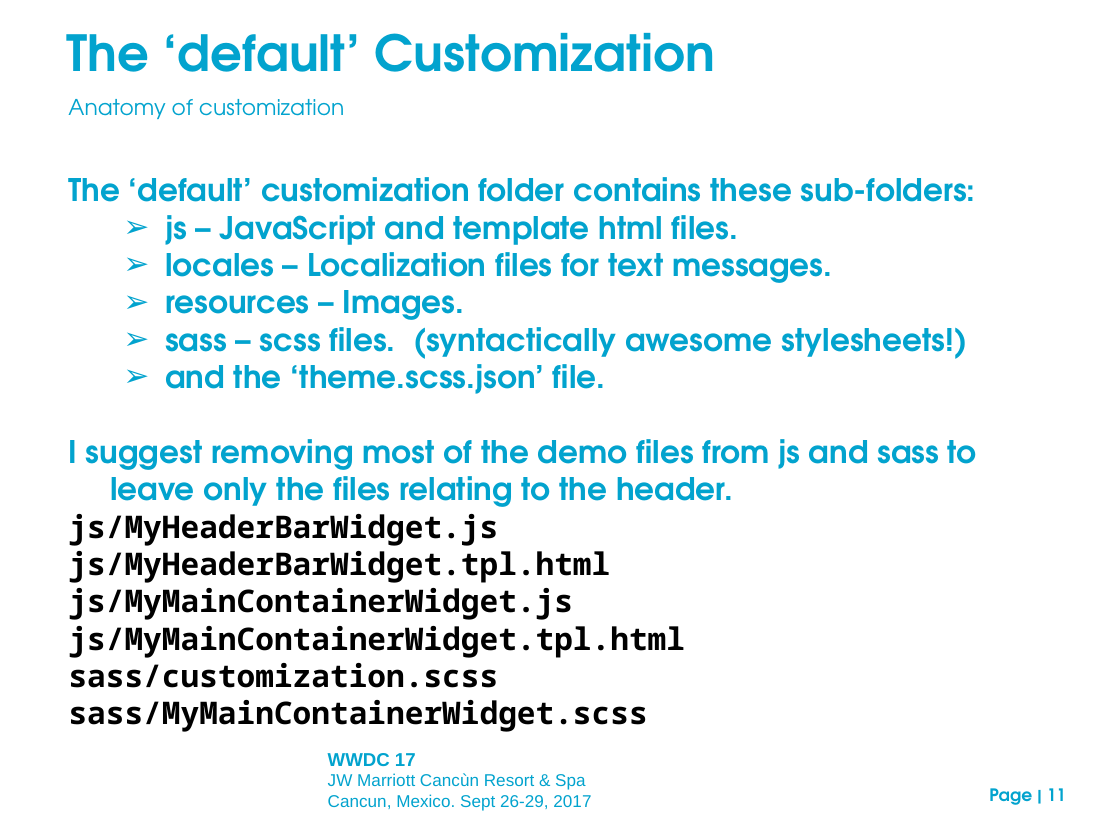
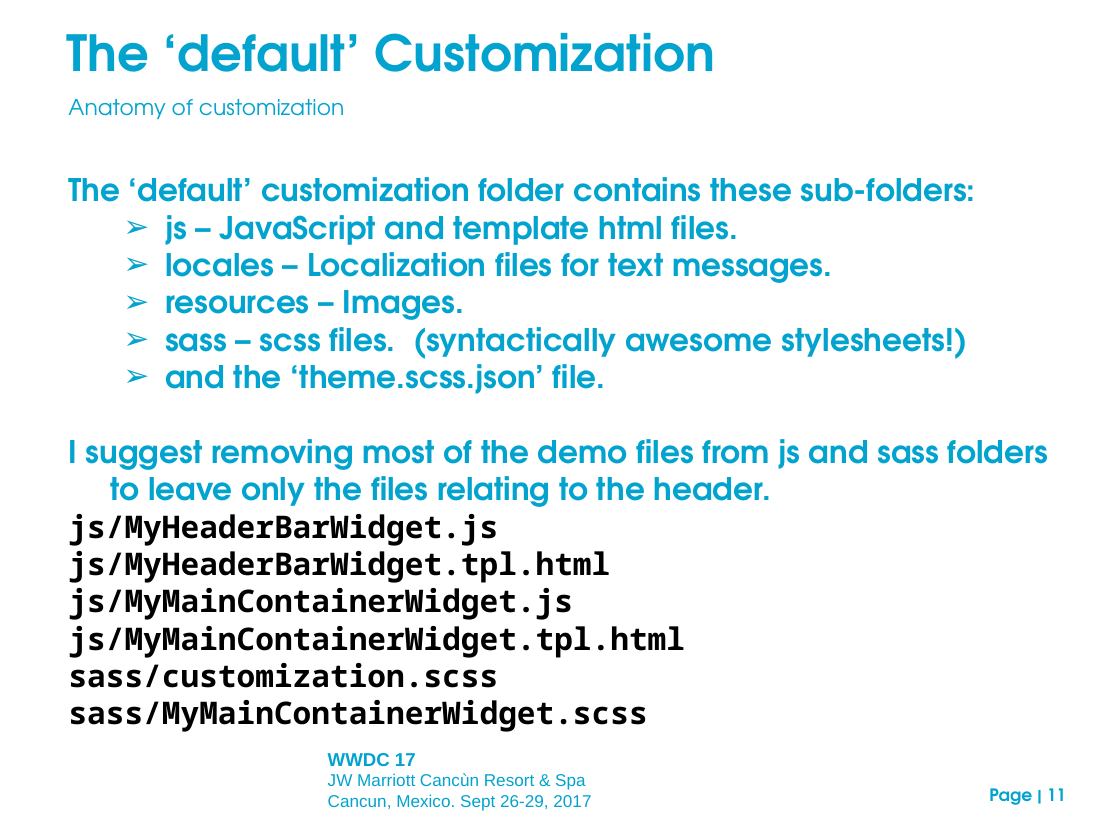
Before and after one commit to neilm-fourjs/njms_demos310, a slide deck: slide 11 of gbc/presentation/GBC_customization_draft.ppt. Drawn at 1120x840 pixels with LibreOffice and Linux fonts; fonts in the diff are those of the drawing; background and template pictures are left out. Boxes give left, top, right and bottom in pixels: in the first picture for what was removed or moved away, otherwise in the second. Text is boxed around its words. In the diff, an @@ line names an element or a change of style, - is before the commit and + after.

```diff
--- a/gbc/presentation/GBC_customization_draft.ppt
+++ b/gbc/presentation/GBC_customization_draft.ppt
@@ text at [69, 439, 1048, 507]: text changed @@
-I suggest removing most of the demo files from js and sass to leave only the files relating to the header.
+I suggest removing most of the demo files from js and sass folders to leave only the files relating to the header.
```
Also in this commit, not shown: 17 other slides changed, 7 slides added, 1 slide removed, 1 other file.
